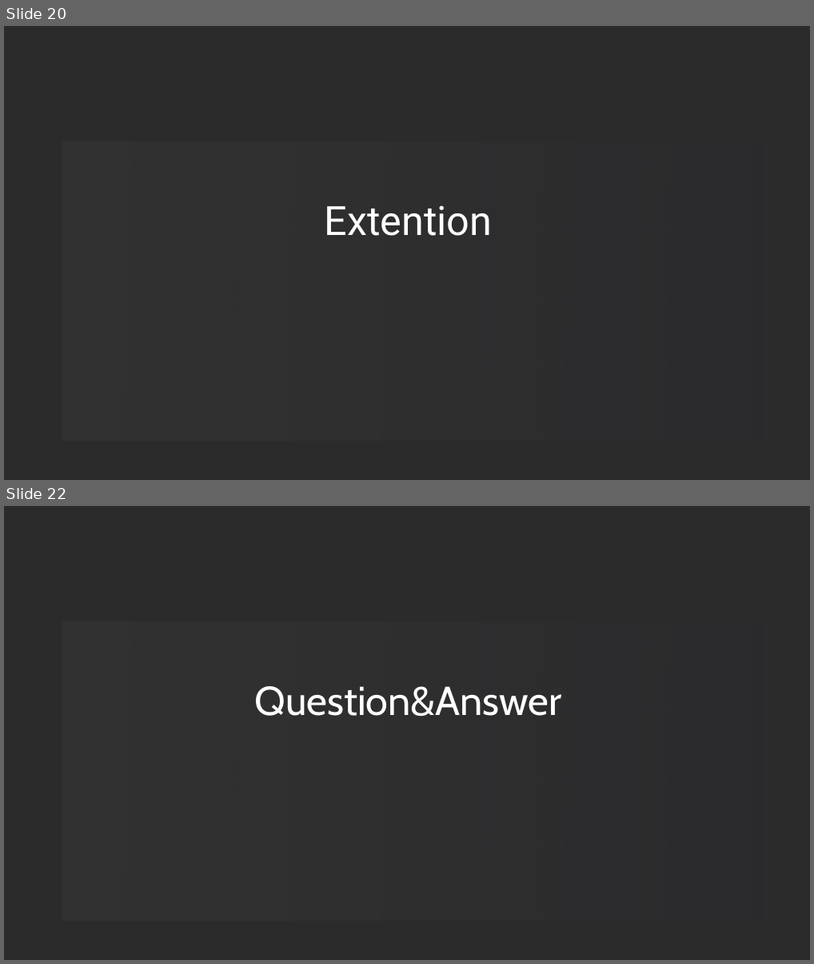
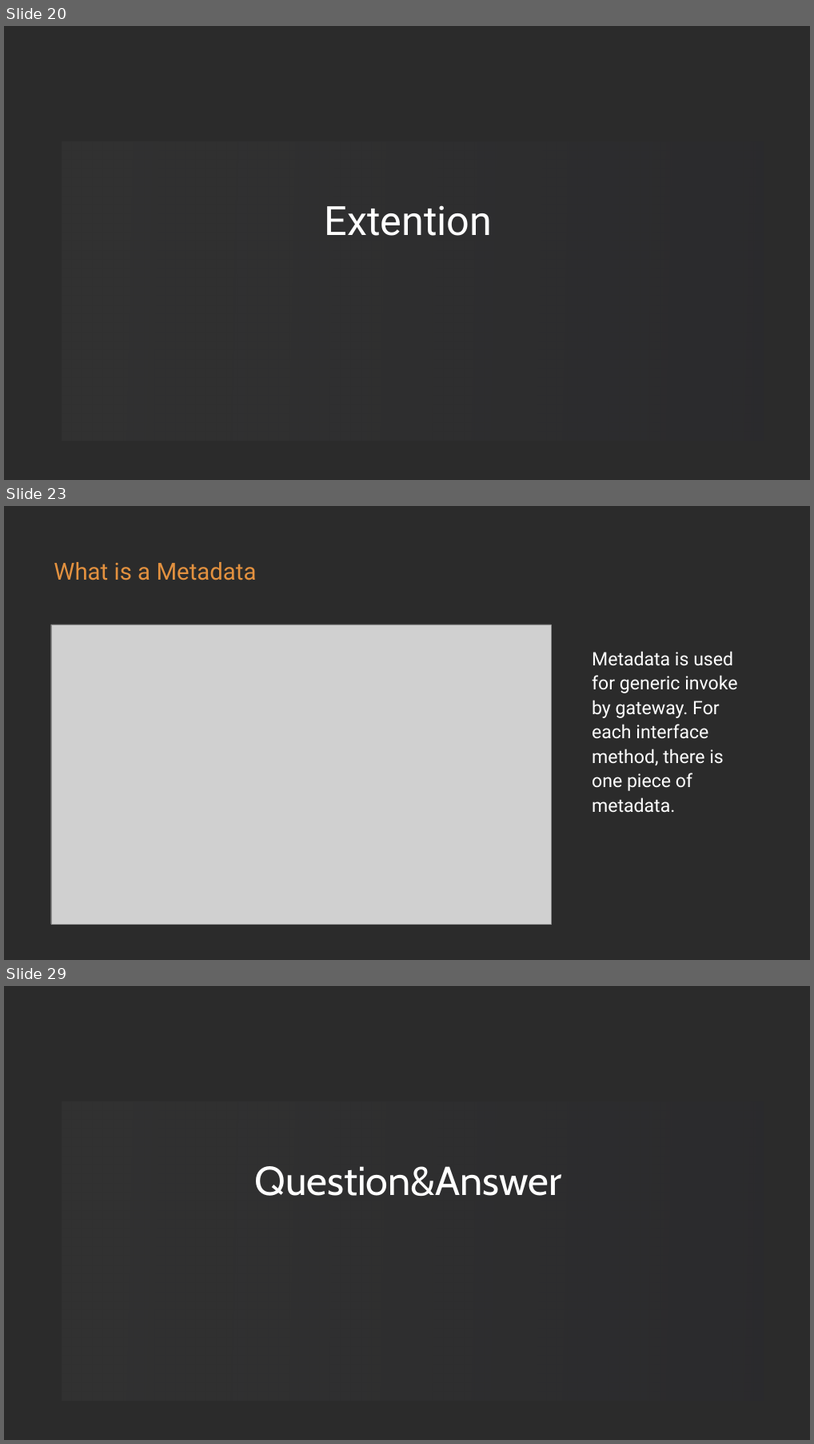
Before and after one commit to loongs-zhang/ACOCA2024-PlayWithWASM, a slide deck: PlayWithWASM.pptx. Shown one above the other, each under a label of ours: slides 20 and 22 before the commit, slides 20, 23 and 29 after it; the slides between them are not shown. The pictures are 814x964 and 814x1444 pixels, drawn with LibreOffice and Linux fonts; fonts in the diff are those of the drawing; grey boxes stand for pictures; background and template pictures are left out; a plain dark background stands for a picture behind light text. Boxes give left, top, right and bottom in pixels: in the first picture for what was removed or moved away, otherwise in the second. Text is boxed around its words. In the diff, an @@ line names an element or a change of style, - is before the commit and + after.

```diff
--- a/PlayWithWASM.pptx
+++ b/PlayWithWASM.pptx
@@ slide 23 added at [4, 506, 810, 960], background picture (left out) @@
@@ text added at [54, 562, 257, 580], 56 pt, text gradient #E3913F to #732D79 @@
+What is a Metadata
@@ picture added at [51, 624, 551, 924] @@
@@ text added at [592, 651, 738, 812], 44 pt, text #FFFFFF @@
+Metadata is used for generic invoke by gateway. For each interface method, there is one piece of metadata.
@@ what was slide 22 is now slide 29 @@
```
Also in this commit, not shown: 2 slides changed, 6 other slides added, 11 other files.
